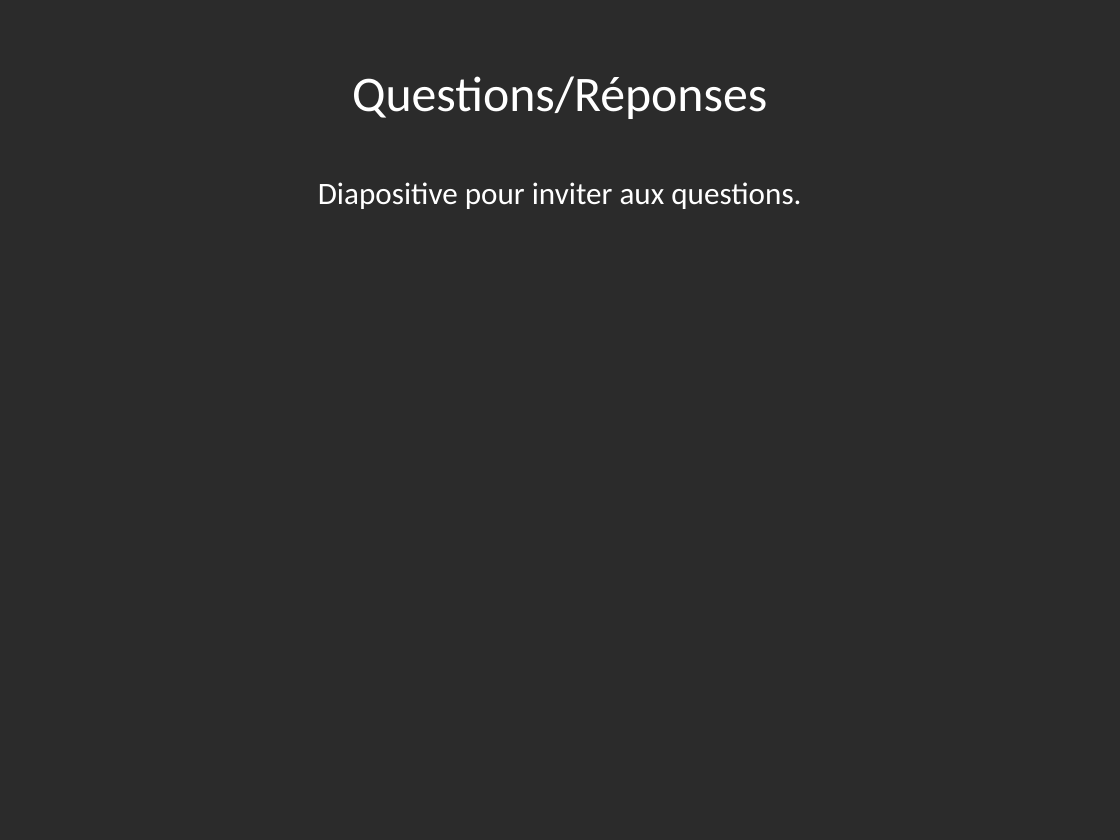
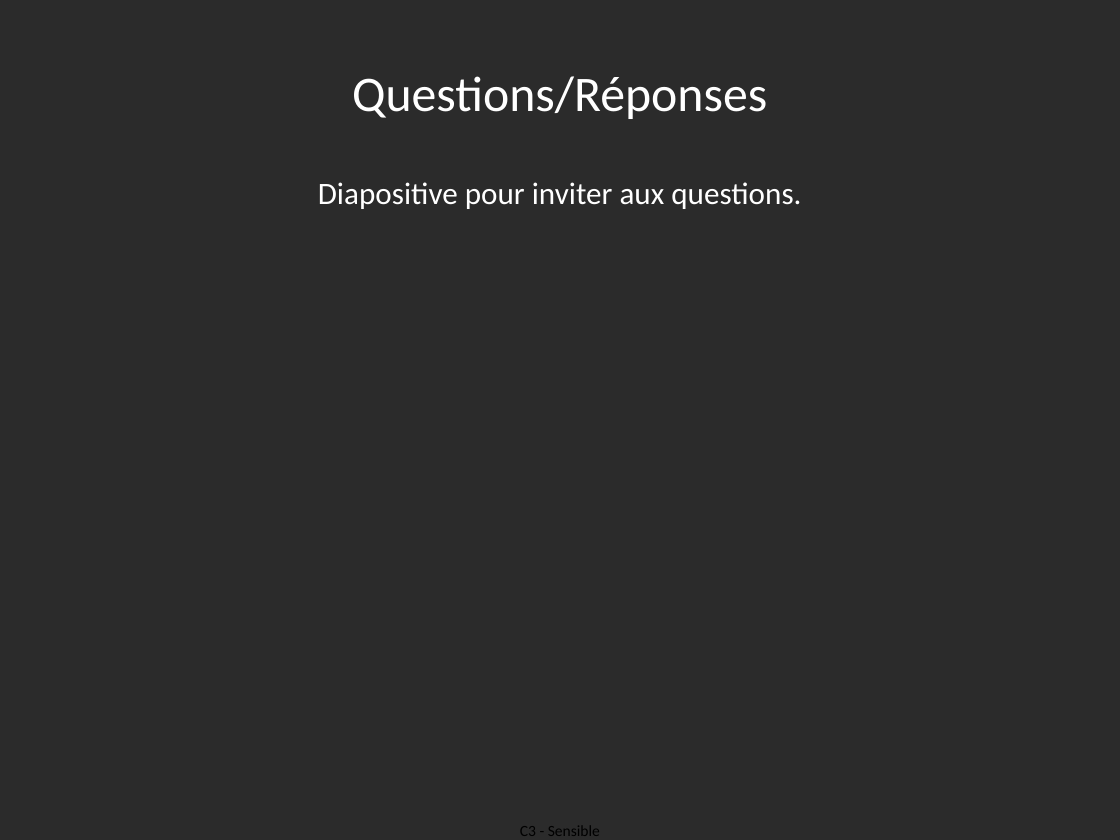
Before and after one commit to Amine372/memoire_ministeres_sociaux, a slide deck: slide 13 of Soutenance_Entreprise.pptx. Drawn at 1120x840 pixels with LibreOffice and Linux fonts; fonts in the diff are those of the drawing; background and template pictures are left out; a plain dark background stands for a picture behind light text. Boxes give left, top, right and bottom in pixels: in the first picture for what was removed or moved away, otherwise in the second. Text is boxed around its words. In the diff, an @@ line names an element or a change of style, - is before the commit and + after.

Commit message:
gf

```diff
--- a/Soutenance_Entreprise.pptx
+++ b/Soutenance_Entreprise.pptx
@@ text added at box(520, 826, 600, 836), 10 pt, text #000000 @@
+C3 - Sensible
```
Also in this commit, not shown: 12 other slides changed.
